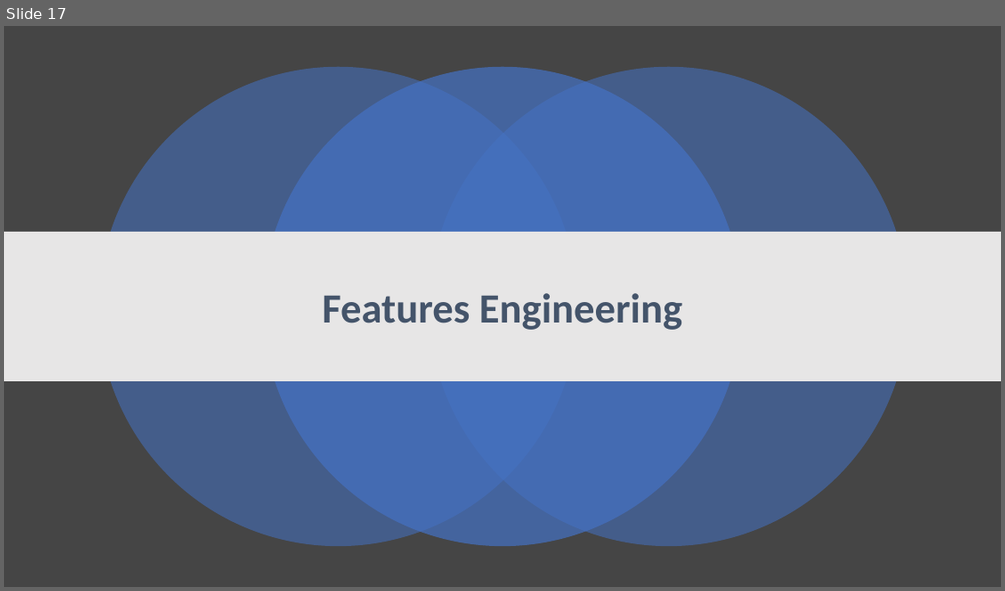
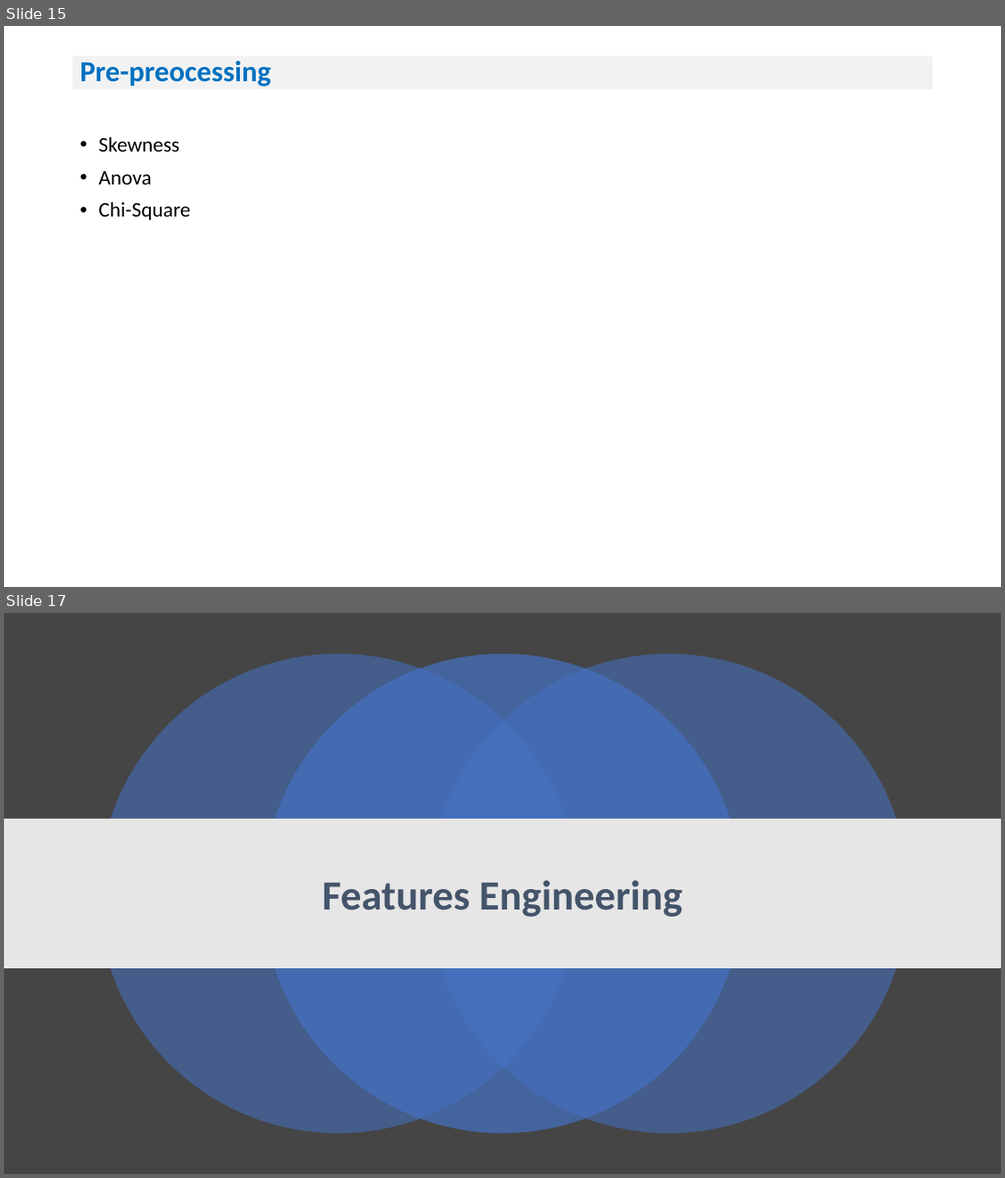
Before and after one commit to manasagodkhindi/AmesHousingPrediction, a slide deck: HousingPricesPresentations.pptx. Shown one above the other, each under a label of ours: slide 17 before the commit, slides 15 and 17 after it; the slides between them are not shown. The pictures are 1005x591 and 1005x1178 pixels, drawn with LibreOffice and Linux fonts; fonts in the diff are those of the drawing. Boxes give left, top, right and bottom in pixels: in the first picture for what was removed or moved away, otherwise in the second. Text is boxed around its words. In the diff, an @@ line names an element or a change of style, - is before the commit and + after.

```diff
--- a/HousingPricesPresentations.pptx
+++ b/HousingPricesPresentations.pptx
@@ slide 15 added at box(4, 26, 1001, 587), background #FFFFFF @@
@@ title added at box(73, 56, 933, 89), fill #F2F2F2, 28 pt, text #0070C0, bold @@
+Pre-preocessing
@@ text added at box(98, 136, 190, 220), 20 pt, text #000000 @@
+• Skewness
+• Anova
+• Chi-Square
```
Also in this commit, not shown: 20 slides changed, 1 other slide added, 2 slides removed.
